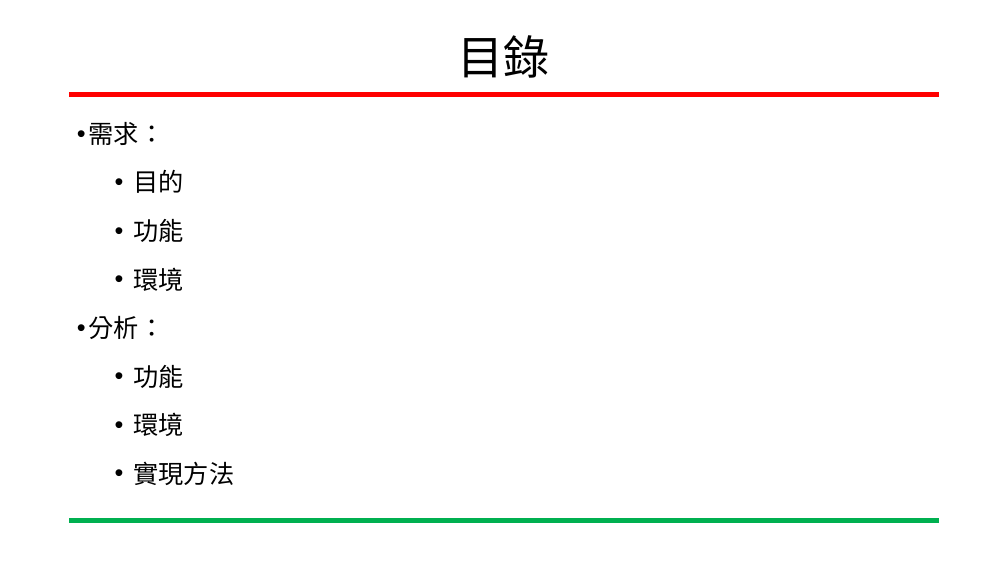
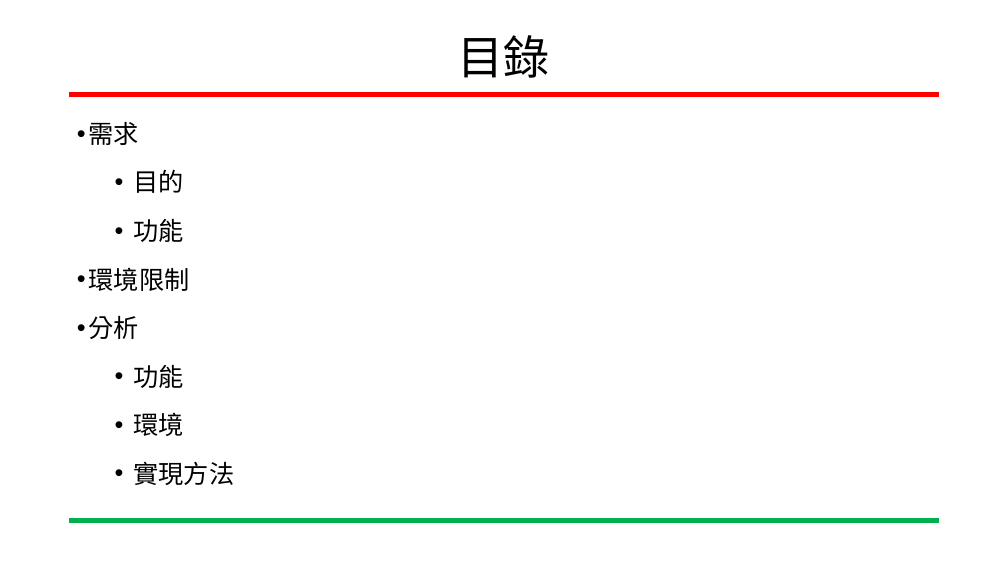
Before and after one commit to kuan1999/MLGame, a slide deck: slide 2 of 機器學習HW4官20201117.pptx. Drawn at 1008x567 pixels with LibreOffice and Linux fonts; fonts in the diff are those of the drawing; background and template pictures are left out. Boxes give left, top, right and bottom in pixels: in the first picture for what was removed or moved away, otherwise in the second. Text is boxed around its words. In the diff, an @@ line names an element or a change of style, - is before the commit and + after.

```diff
--- a/機器學習HW4官20201117.pptx
+++ b/機器學習HW4官20201117.pptx
@@ text at (89, 122, 139, 145): text changed @@
-• 需求：
+• 需求
@@ text at (89, 267, 190, 339): text changed @@
-  • 環境
-• 分析：
+• 環境限制
+• 分析
```
Also in this commit, not shown: 4 other slides changed, 1 slide removed.
